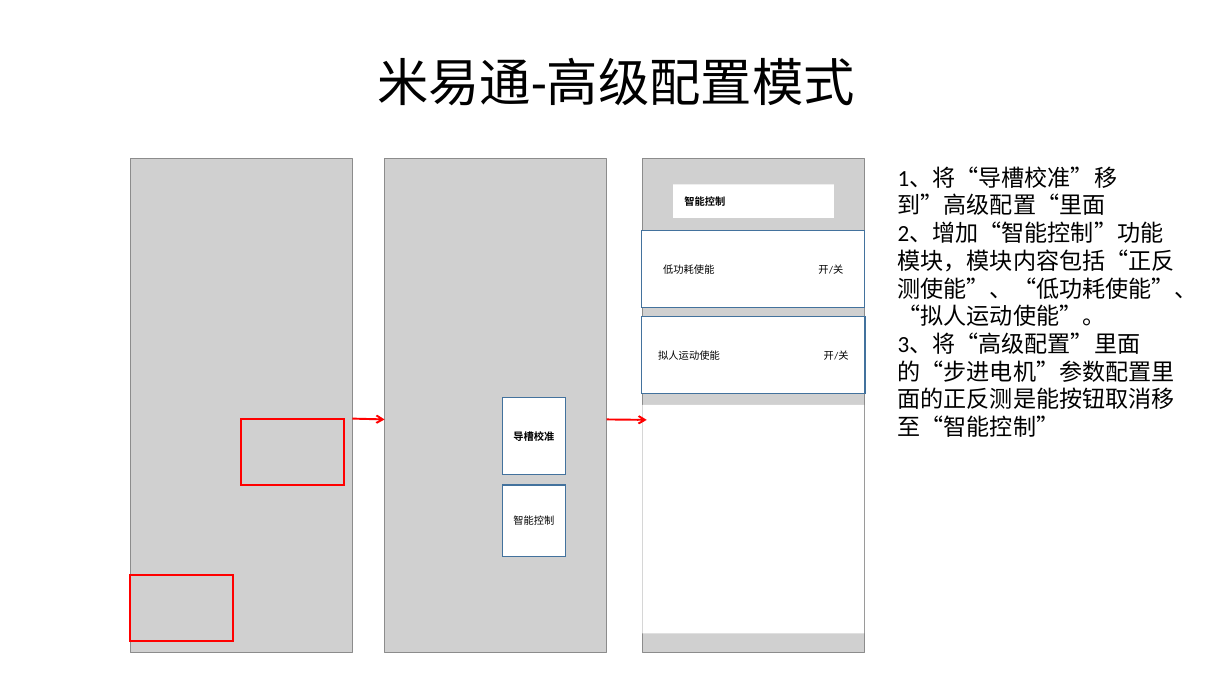
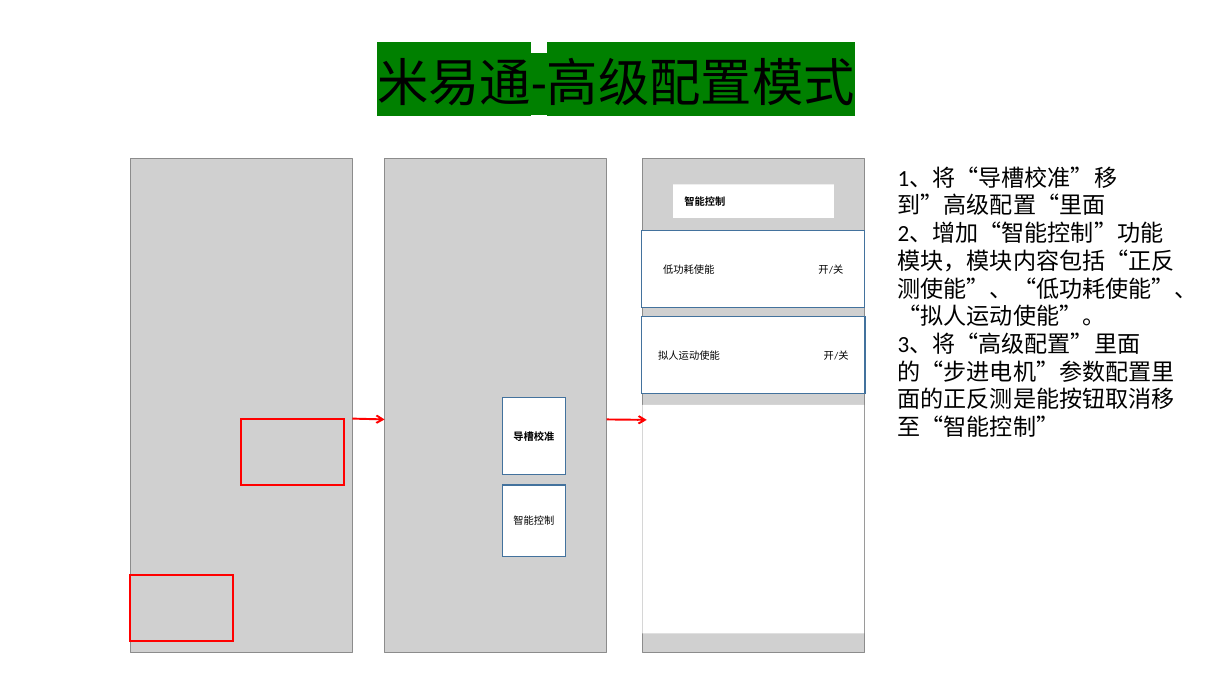
Before and after one commit to Lumberjack100/medo-backup, a slide deck: slide 7 of 米易通/需求/ADME/AC60米易通界面结构调整1.1.pptx. Drawn at 1232x693 pixels with LibreOffice and Linux fonts; fonts in the diff are those of the drawing; grey boxes stand for pictures. Boxes give left, top, right and bottom in pixels: in the first picture for what was removed or moved away, otherwise in the second. Text is boxed around its words. In the diff, an @@ line names an element or a change of style, - is before the commit and + after.

```diff
--- a/米易通/需求/ADME/AC60米易通界面结构调整1.1.pptx
+++ b/米易通/需求/ADME/AC60米易通界面结构调整1.1.pptx
@@ title "米易通-高级配置模式" at box(377, 49, 854, 105): highlight none to #008000 @@
```
Also in this commit, not shown: 1 other slide changed, 38 other files.
